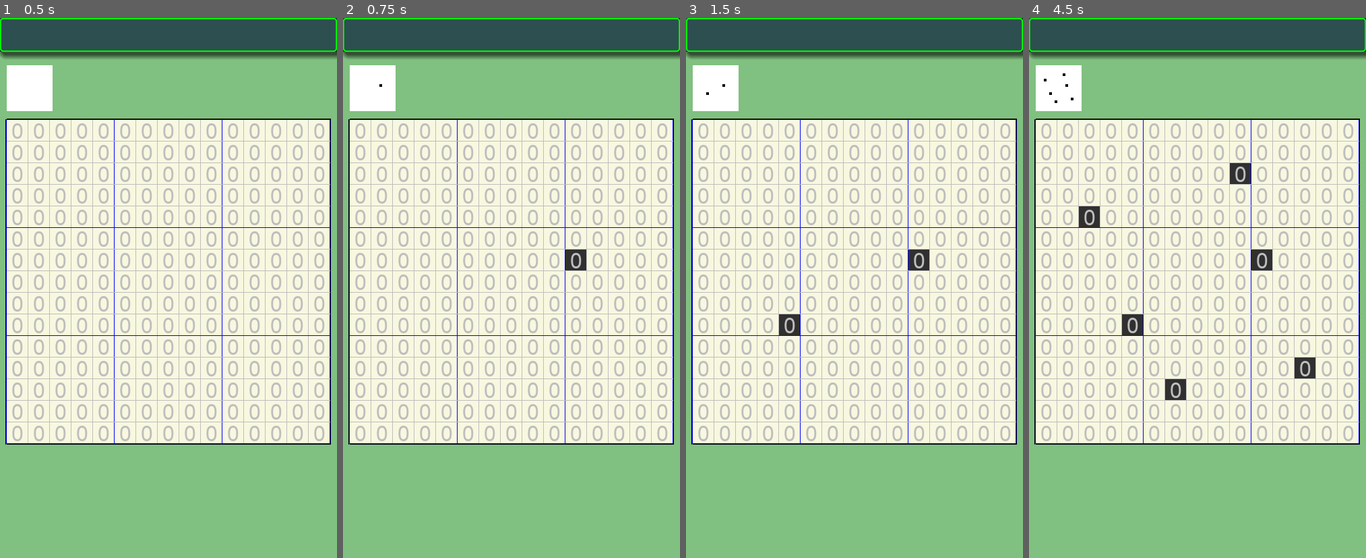
Above: before the commit, frames 1-4 (left to right).
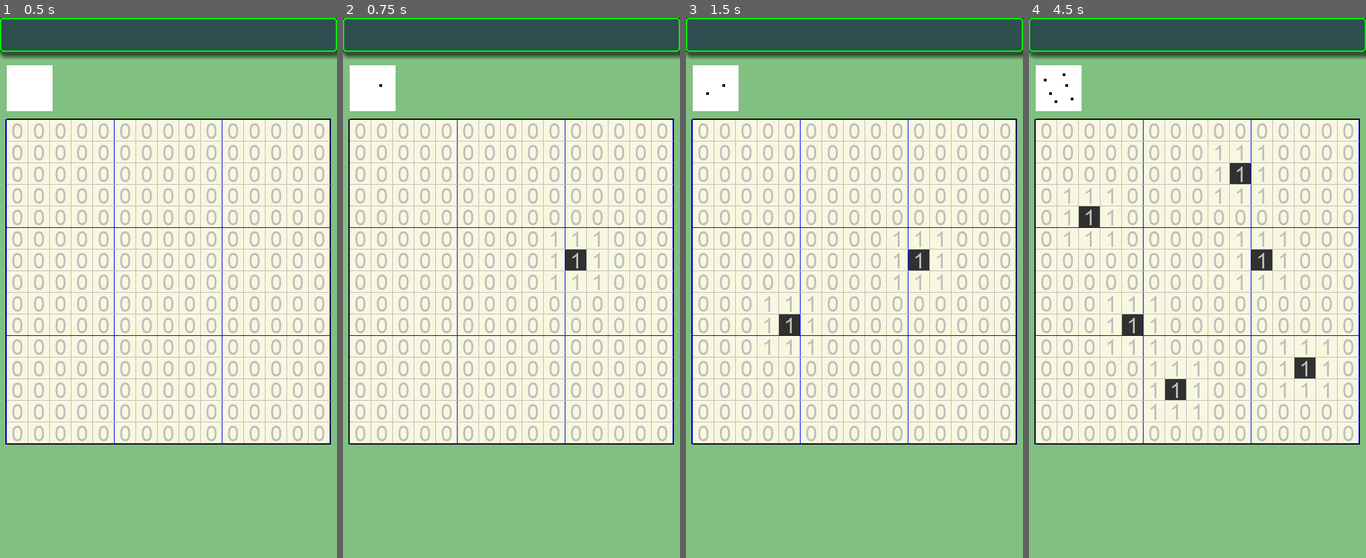
Above: after the commit, the same moments.

Repository: vivisuke/SakuSakuMosaic
Game: Godot game, scene res://MainScene.tscn
Two runs of this game, one before a commit and one after it. Both use one fixed random seed, a clock stepped at 60 frames per second and the inputs below.
Inputs (mouse positions are in pixels of both pictures, inside the frame that each line leads up to):
- Up to frame 1 (0.5 s): no input
- Up to frame 2 (0.75 s): tap Enter at 0.5 s; move the mouse to (585, 261) at 0.52 s; click (585, 261) at 0.67 s
- Up to frame 3 (1.5 s): tap Space at 1.25 s; move the mouse to (787, 315) at 1.27 s; click (787, 315) at 1.42 s
- Up to frame 4 (4.5 s): tap Enter at 2, 3.5 s; move the mouse to (1231, 169) at 2.02 s; click (1231, 169) at 2.17 s; tap Space at 2.75, 4.25 s; move the mouse to (1180, 396) at 2.77 s; click (1180, 396) at 2.92 s; move the mouse to (1298, 369) at 3.52 s; click (1298, 369) at 3.67 s; move the mouse to (1096, 207) at 4.27 s; click (1096, 207) at 4.42 s

Frame 1 is identical in both runs. In frame 2, 0.5% of the frame differs, in the area x 61-77%, y 39-51%; in frame 3, 0.9%; in frame 4, 2.8%, in the area x 10-90%, y 23-75%.

Commit message:
0015 ◎ C 08/12 08/15 0.001│ToDo│セル更新時：手がかり数字更新

Diff:
--- a/SakuSakuMosaic/Global.gd
+++ b/SakuSakuMosaic/Global.gd
@@ -9,6 +9,9 @@
 const N_IMG_CELL_HORZ = 15		# 画像 セル数
 const N_IMG_CELL_VERT = 15		# 画像 セル数
 const CELL_WIDTH = BOARD_WIDTH / N_IMG_CELL_HORZ
+const ARY_WIDTH = N_IMG_CELL_HORZ + 2
+const ARY_HEIGHT = N_IMG_CELL_VERT + 2
+const ARY_SIZE = ARY_WIDTH * ARY_HEIGHT
 
 func _ready():
 	pass # Replace with function body.
--- a/SakuSakuMosaic/MainScene.gd
+++ b/SakuSakuMosaic/MainScene.gd
@@ -7,10 +7,16 @@
 const UNKNOWN = -1
 
 var crnt_color = 3
+var clues = []
+var clueLabels = []
 
 var NumLabel = load("res://NumLabel.tscn")
 
 func _ready():
+	clues.resize(g.ARY_SIZE)
+	for i in range(g.ARY_SIZE):
+		clues[i] = 0
+	clueLabels.resize(g.N_IMG_CELL_HORZ*g.N_IMG_CELL_VERT)
 	for y in range(g.N_IMG_CELL_VERT):
 		var py = y * g.CELL_WIDTH
 		for x in range(g.N_IMG_CELL_HORZ):
@@ -25,8 +31,38 @@
 			nl.rect_position = Vector2(px, py)
 			#nl.text = String(x % 10)
 			$BoardBG.add_child(nl)
+			clueLabels[x+y*g.N_IMG_CELL_HORZ] = nl
 	update_MiniMap()
 	pass # Replace with function body.
+func xyToAryIX(x, y):
+	return (y+1)*g.ARY_WIDTH + (x+1)
+func count_black(x, y):
+	var cnt = 0
+	if( $BoardBG/TileMap.get_cell(x-1, y-1) == BLACK ):
+		cnt += 1;
+	if( $BoardBG/TileMap.get_cell(x, y-1) == BLACK ):
+		cnt += 1;
+	if( $BoardBG/TileMap.get_cell(x+1, y-1) == BLACK ):
+		cnt += 1;
+	if( $BoardBG/TileMap.get_cell(x-1, y) == BLACK ):
+		cnt += 1;
+	if( $BoardBG/TileMap.get_cell(x, y) == BLACK ):
+		cnt += 1;
+	if( $BoardBG/TileMap.get_cell(x+1, y) == BLACK ):
+		cnt += 1;
+	if( $BoardBG/TileMap.get_cell(x-1, y+1) == BLACK ):
+		cnt += 1;
+	if( $BoardBG/TileMap.get_cell(x, y+1) == BLACK ):
+		cnt += 1;
+	if( $BoardBG/TileMap.get_cell(x+1, y+1) == BLACK ):
+		cnt += 1;
+	return cnt
+func update_clues():
+	for y in range(g.N_IMG_CELL_VERT):
+		for x in range(g.N_IMG_CELL_HORZ):
+			var cnt = count_black(x, y)
+			clueLabels[x+y*g.N_IMG_CELL_HORZ].text = String(cnt)
+			#var ix = xyToAryIX(x, y)
 func update_MiniMap():
 	for y in range(g.N_IMG_CELL_VERT):
 		for x in range(g.N_IMG_CELL_HORZ):
@@ -51,3 +87,4 @@
 	else:
 		$BoardBG/TileMap.set_cell(x, y, UNKNOWN)
 	update_MiniMap()
+	update_clues()
Not shown, changed: SakuSakuMozaic.spr
